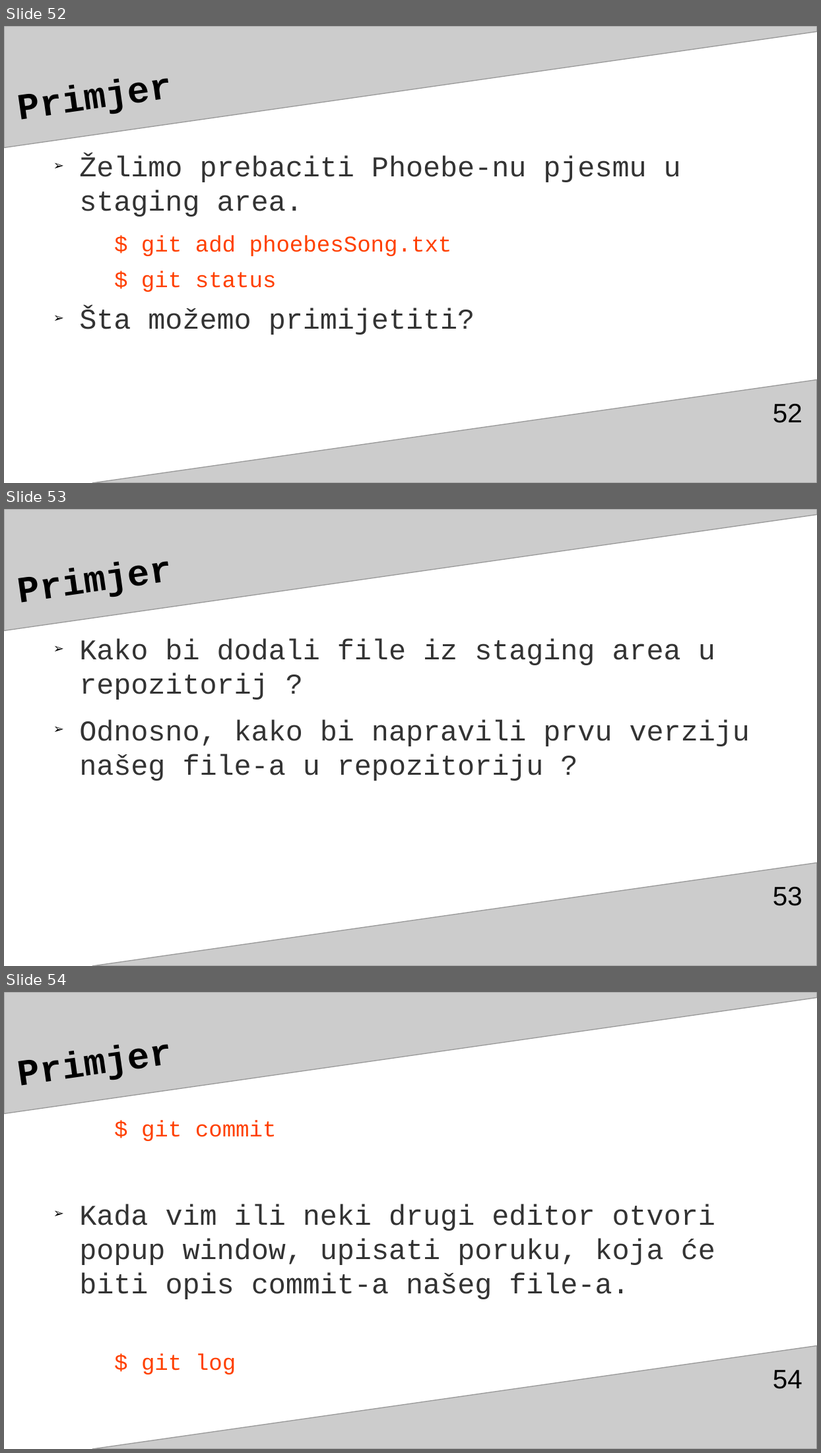
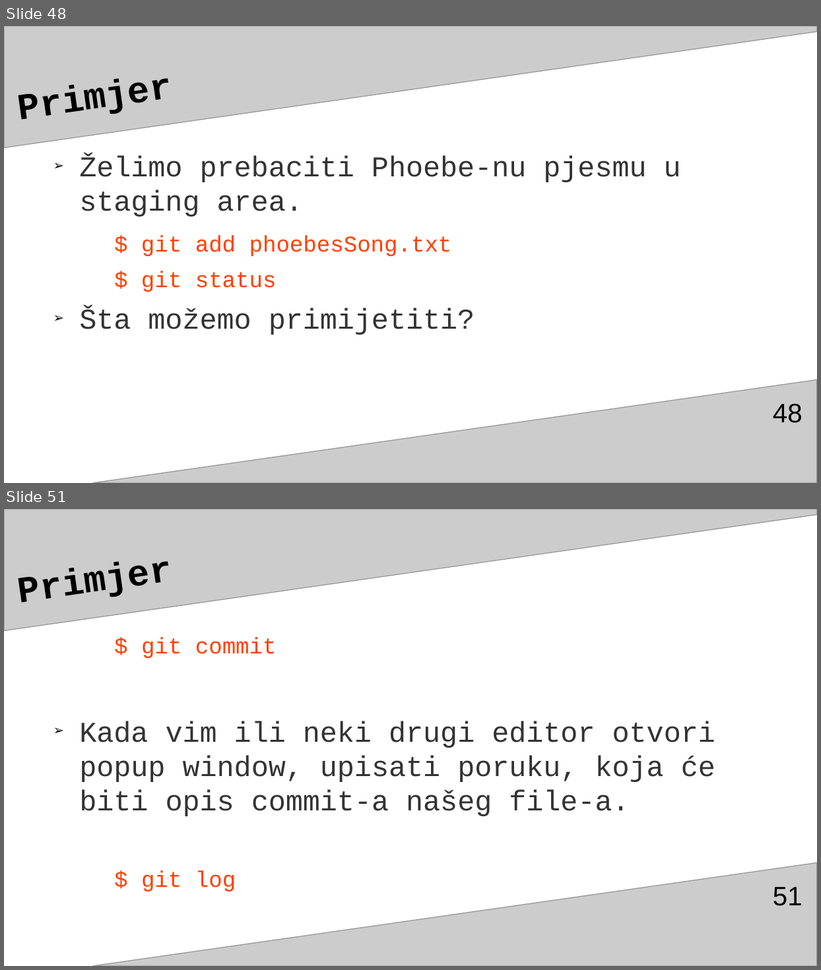
Before and after one commit to adnannukic/prezentacija-za-TSI, a slide deck: gitGitHubAdnanNukićPrez3.odp. Shown one above the other, each under a label of ours: slides 52, 53 and 54 before the commit, slides 48 and 51 after it; the slides between them are not shown. The pictures are 821x1453 and 821x970 pixels, drawn with LibreOffice and Linux fonts; fonts in the diff are those of the drawing. Boxes give left, top, right and bottom in pixels: in the first picture for what was removed or moved away, otherwise in the second. Text is boxed around its words. In the diff, an @@ line names an element or a change of style, - is before the commit and + after.

```diff
--- a/gitGitHubAdnanNukićPrez3.odp
+++ b/gitGitHubAdnanNukićPrez3.odp
@@ slide 53 removed at <box>4,509,817,966</box>, background #FFFFFF; not listed: 2 template elements that a slide beside it also shows @@
@@ title removed at <box>13,509,742,625</box> @@
-Primjer
@@ text removed at <box>79,638,750,781</box> @@
-➢ Kako bi dodali file iz staging area u repozitorij ?
-➢ Odnosno, kako bi napravili prvu verziju našeg file-a u repozitoriju ?
@@ page number removed at <box>773,887,803,906</box> @@
-53
@@ what was slide 52 is now slide 48 @@
@@ page number at <box>773,404,803,423</box>: text changed @@
-52
+48
@@ what was slide 54 is now slide 51 @@
@@ page number at <box>773,887,803,906</box>: text changed @@
-54
+51
```
Also in this commit, not shown: 12 slides changed, 4 slides added, 2 other slides removed.
